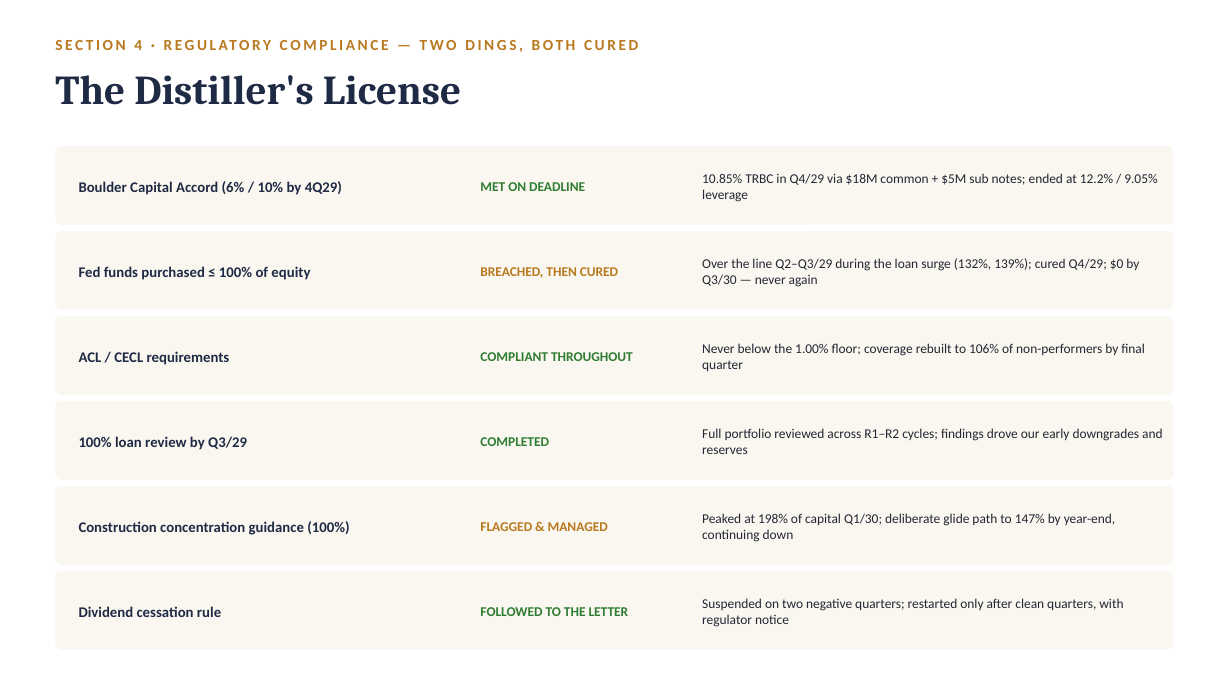
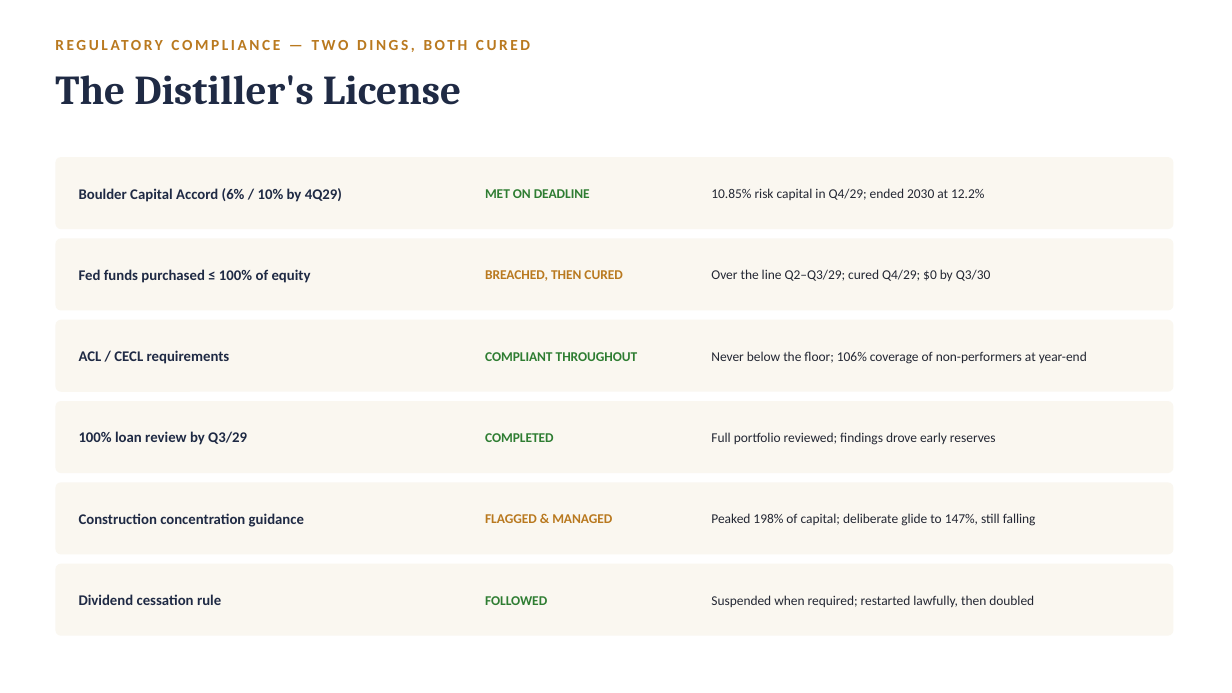
Before and after one commit to Drewger050/BankRole-SIM, a slide deck: slide 14 of docs/BOTB_Shareholder_Presentation.pptx (slide 13 before the commit). Drawn at 1232x693 pixels with LibreOffice and Linux fonts; fonts in the diff are those of the drawing. Boxes give left, top, right and bottom in pixels: in the first picture for what was removed or moved away, otherwise in the second. Text is boxed around its words. In the diff, an @@ line names an element or a change of style, - is before the commit and + after.

```diff
--- a/docs/BOTB_Shareholder_Presentation.pptx
+++ b/docs/BOTB_Shareholder_Presentation.pptx
@@ text at [134,40,142,50]: text changed @@
-SECTION 4 · REGULATORY COMPLIANCE — TWO DINGS, BOTH CURED
+REGULATORY COMPLIANCE — TWO DINGS, BOTH CURED
@@ rounded rectangle: place and size @@
-rounded rectangle at [55,146,1174,225]
+rounded rectangle at [55,157,1174,229]
@@ text "Boulder Capital Accord (6% / ...": place and size @@
-text "Boulder Capital Accord (6% / ..." at [79,181,342,195]
+text "Boulder Capital Accord (6% / ..." at [79,188,342,202]
@@ text "MET ON DEADLINE": place and size @@
-text "MET ON DEADLINE" at [480,182,585,191]
+text "MET ON DEADLINE" at [485,189,590,198]
@@ text at [711,188,984,200]: text changed @@
-10.85% TRBC in Q4/29 via $18M common + $5M sub notes; ended at 12.2% / 9.05% leverage
+10.85% risk capital in Q4/29; ended 2030 at 12.2%
@@ rounded rectangle: place and size @@
-rounded rectangle at [55,231,1174,310]
+rounded rectangle at [55,238,1174,311]
@@ text "BREACHED, THEN CURED": place and size @@
-text "BREACHED, THEN CURED" at [480,267,618,278]
+text "BREACHED, THEN CURED" at [485,270,622,281]
@@ text at [711,269,991,281]: text changed @@
-Over the line Q2–Q3/29 during the loan surge (132%, 139%); cured Q4/29; $0 by Q3/30 — never again
+Over the line Q2–Q3/29; cured Q4/29; $0 by Q3/30
@@ rounded rectangle: place and size @@
-rounded rectangle at [55,316,1174,395]
+rounded rectangle at [55,320,1174,392]
@@ text "COMPLIANT THROUGHOUT": place and size @@
-text "COMPLIANT THROUGHOUT" at [480,352,633,361]
+text "COMPLIANT THROUGHOUT" at [485,352,638,361]
@@ text at [711,351,1087,364]: text changed @@
-Never below the 1.00% floor; coverage rebuilt to 106% of non-performers by final quarter
+Never below the floor; 106% coverage of non-performers at year-end
@@ rounded rectangle: place and size @@
-rounded rectangle at [55,401,1174,480]
+rounded rectangle at [55,401,1174,473]
@@ text "100% loan review by Q3/29": place and size @@
-text "100% loan review by Q3/29" at [79,436,247,450]
+text "100% loan review by Q3/29" at [79,431,247,445]
@@ text "COMPLETED": place and size @@
-text "COMPLETED" at [480,437,549,446]
+text "COMPLETED" at [485,433,554,442]
@@ text at [711,432,996,445]: text changed @@
-Full portfolio reviewed across R1–R2 cycles; findings drove our early downgrades and reserves
+Full portfolio reviewed; findings drove early reserves
@@ rounded rectangle: place and size @@
-rounded rectangle at [55,486,1174,565]
+rounded rectangle at [55,482,1174,555]
@@ text "FLAGGED & MANAGED": place and size @@
-text "FLAGGED & MANAGED" at [480,522,608,531]
+text "FLAGGED & MANAGED" at [485,514,612,523]
@@ text at [79,513,304,527]: text changed @@
-Construction concentration guidance (100%)
+Construction concentration guidance
@@ text at [711,513,1036,526]: text changed @@
-Peaked at 198% of capital Q1/30; deliberate glide path to 147% by year-end, continuing down
+Peaked 198% of capital; deliberate glide to 147%, still falling
@@ proportions changed in 6 elements at [55,320,1174,392], [55,401,1174,473], [55,238,1174,311], [55,482,1174,555], [55,157,1174,229], [55,564,1174,636] @@
@@ rounded rectangle: place and size @@
-rounded rectangle at [55,571,1174,650]
+rounded rectangle at [55,564,1174,636]
@@ text "Dividend cessation rule": place and size @@
-text "Dividend cessation rule" at [79,606,221,617]
+text "Dividend cessation rule" at [79,594,221,605]
@@ text at [485,596,547,605]: text changed @@
-FOLLOWED TO THE LETTER
+FOLLOWED
@@ text at [711,595,1034,607]: text changed @@
-Suspended on two negative quarters; restarted only after clean quarters, with regulator notice
+Suspended when required; restarted lawfully, then doubled
```
Also in this commit, not shown: 11 other slides changed, 4 slides added, 4 slides removed, 1 other file.
